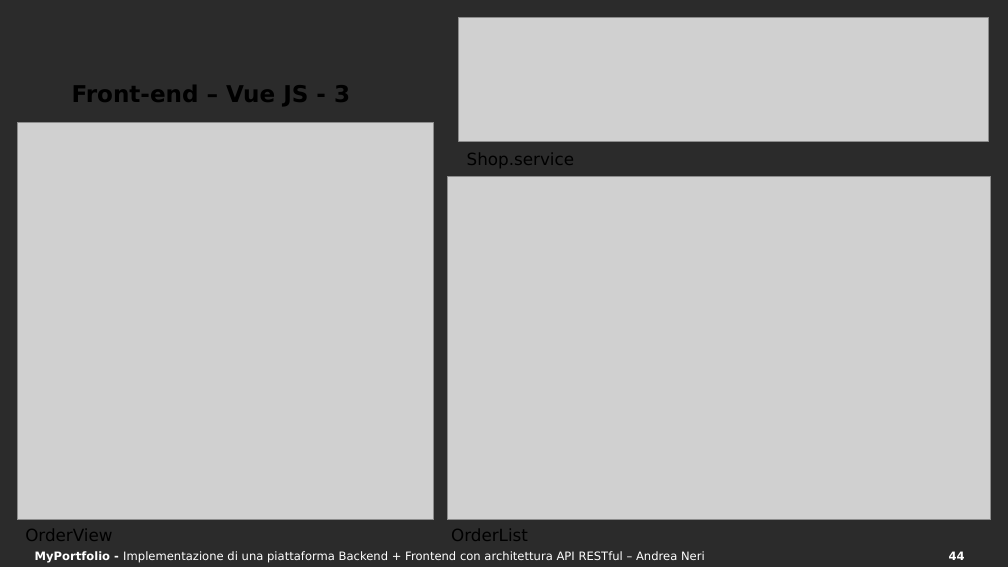
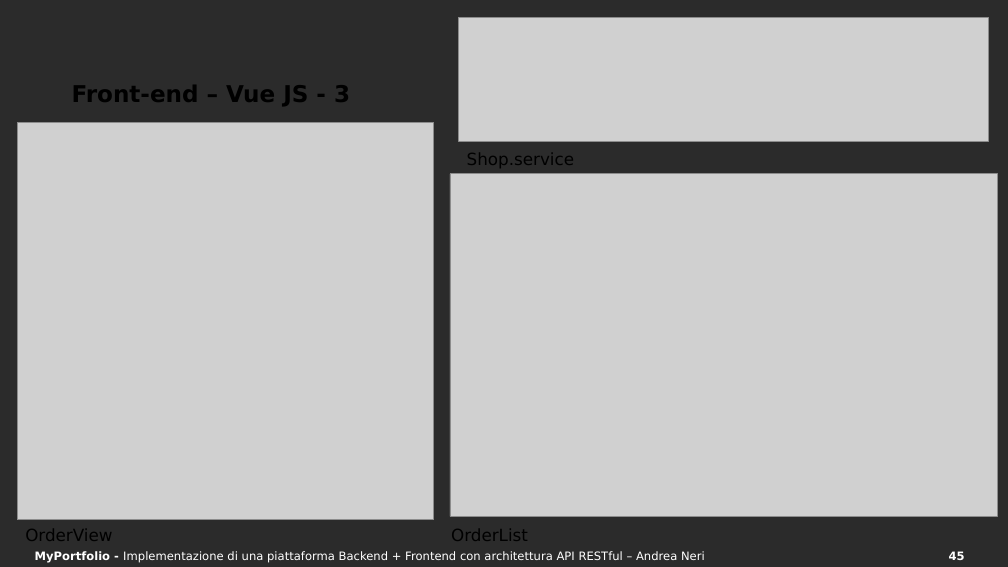
Before and after one commit to And97/myportfolio, a slide deck: slide 45 of documentazione/Presentazione SWAM.pptx (slide 44 before the commit). Drawn at 1008x567 pixels with LibreOffice and Linux fonts; fonts in the diff are those of the drawing; grey boxes stand for pictures; background and template pictures are left out; a plain dark background stands for a picture behind light text. Boxes give left, top, right and bottom in pixels: in the first picture for what was removed or moved away, otherwise in the second. Text is boxed around its words. In the diff, an @@ line names an element or a change of style, - is before the commit and + after.

```diff
--- a/documentazione/Presentazione SWAM.pptx
+++ b/documentazione/Presentazione SWAM.pptx
@@ picture resized from (x1=448, y1=176, x2=991, y2=520) to (x1=450, y1=174, x2=997, y2=516) @@
@@ page number at (x1=949, y1=551, x2=965, y2=560): text changed @@
-44
+45
```
Also in this commit, not shown: 13 other slides changed, 1 slide added, 4 other files.
